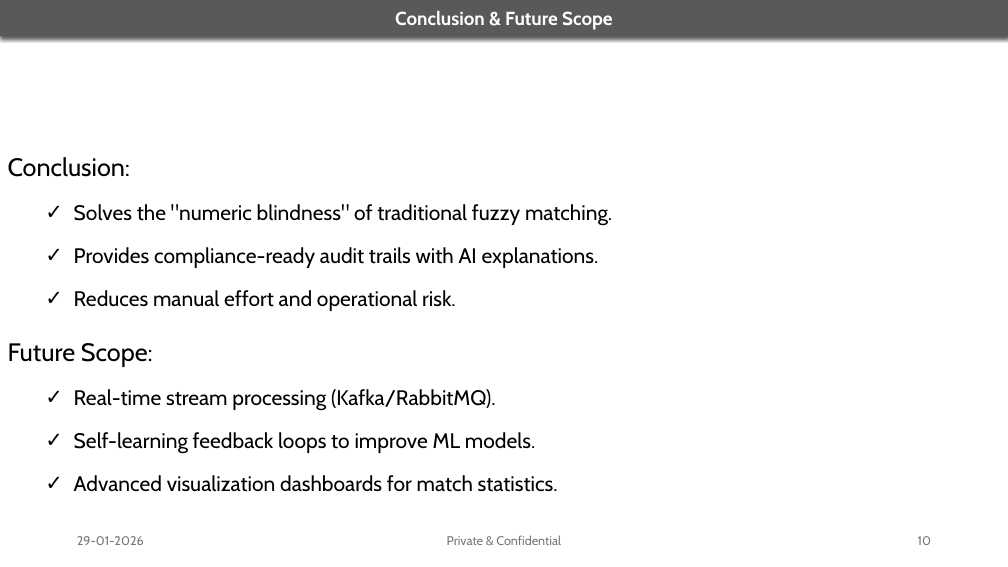
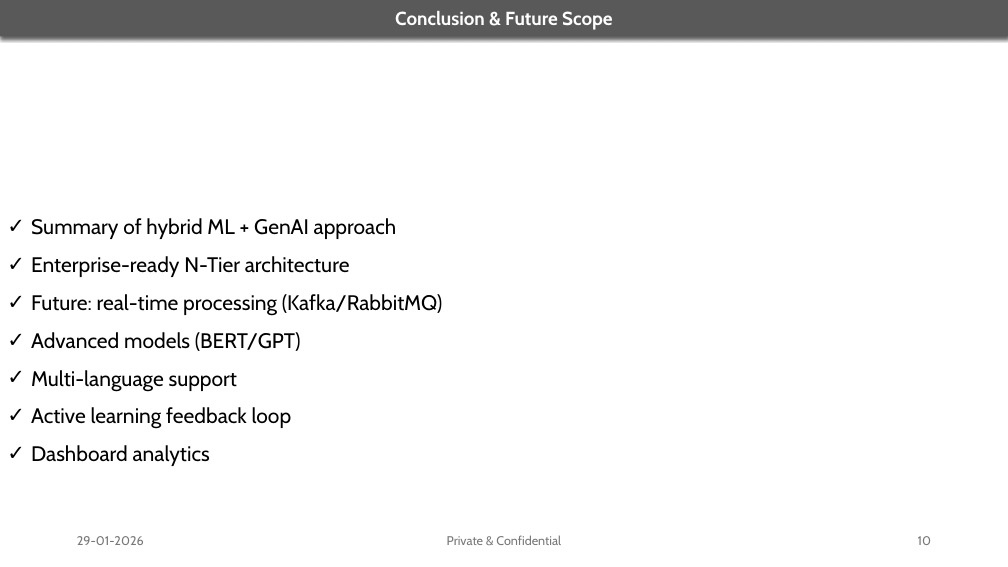
Before and after one commit to Bhanu-Koppadi/consumer-complaints-ml-genai-ntier, a slide deck: slide 10 of docs/reviews/InitialReview.pptx. Drawn at 1008x567 pixels with LibreOffice and Linux fonts; fonts in the diff are those of the drawing. Boxes give left, top, right and bottom in pixels: in the first picture for what was removed or moved away, otherwise in the second. Text is boxed around its words. In the diff, an @@ line names an element or a change of style, - is before the commit and + after.

```diff
--- a/docs/reviews/InitialReview.pptx
+++ b/docs/reviews/InitialReview.pptx
@@ text removed at <box>8,157,612,492</box> @@
-Conclusion:
-  ✓ Solves the "numeric blindness" of traditional fuzzy matching.
-  ✓ Provides compliance-ready audit trails with AI explanations.
-  ✓ Reduces manual effort and operational risk.
-Future Scope:
-  ✓ Real-time stream processing (Kafka/RabbitMQ).
-  ✓ Self-learning feedback loops to improve ML models.
-  ✓ Advanced visualization dashboards for match statistics.
@@ text added at <box>31,218,442,466</box>, 20 pt, text #000000 @@
+✓ Summary of hybrid ML + GenAI approach
+✓ Enterprise-ready N-Tier architecture
+✓ Future: real-time processing (Kafka/RabbitMQ)
+✓ Advanced models (BERT/GPT)
+✓ Multi-language support
+✓ Active learning feedback loop
+✓ Dashboard analytics
```
Also in this commit, not shown: 9 other slides changed, 1 other file.
